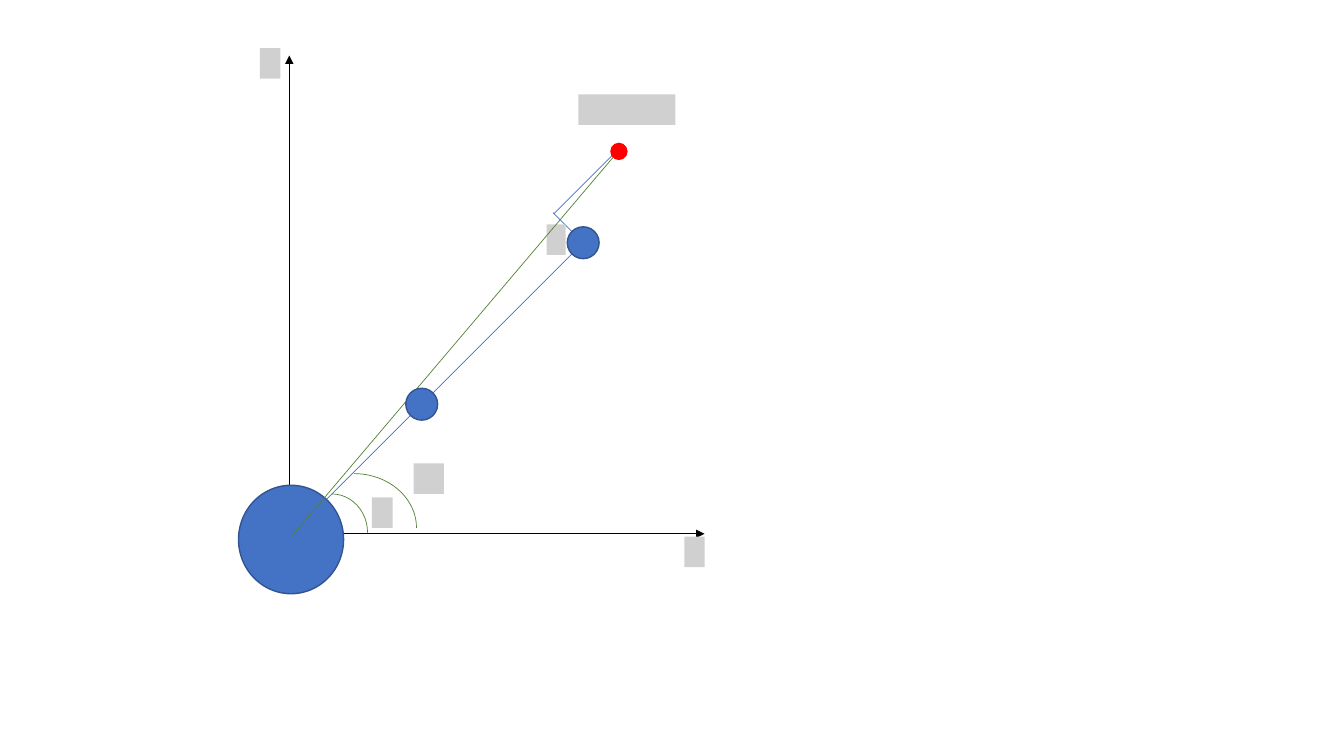
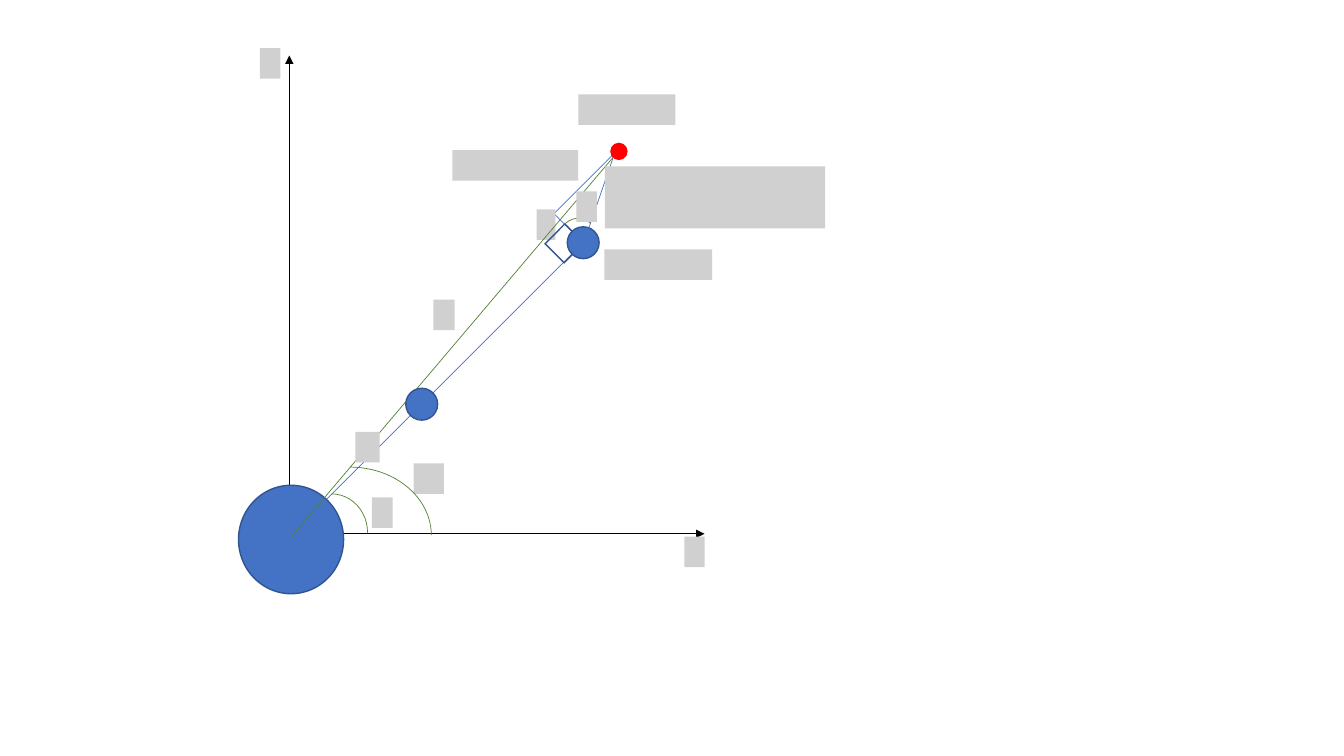
Before and after one commit to fore1806/4R-Manipulator, a slide deck: slide 6 of MATLAB/DIAGRAMA.pptx. Drawn at 1344x756 pixels with LibreOffice and Linux fonts; fonts in the diff are those of the drawing; grey boxes stand for pictures. Boxes give left, top, right and bottom in pixels: in the first picture for what was removed or moved away, otherwise in the second. Text is boxed around its words. In the diff, an @@ line names an element or a change of style, - is before the commit and + after.

```diff
--- a/MATLAB/DIAGRAMA.pptx
+++ b/MATLAB/DIAGRAMA.pptx
@@ picture added at box(453, 150, 579, 180) @@
@@ line added from (584, 245) to (613, 157), #4472C4 0.5 pt @@
@@ picture added at box(605, 166, 826, 229) @@
@@ picture added at box(577, 192, 597, 222) @@
@@ picture added at box(536, 210, 556, 240) @@
@@ rectangle added at box(545, 224, 584, 263), outline #325491 1 pt @@
@@ picture removed at box(546, 225, 566, 255) @@
@@ arc (boxed as its full ellipse) added at box(550, 211, 601, 262), outline #548235 0.5 pt @@
@@ picture added at box(605, 249, 713, 279) @@
@@ picture added at box(434, 299, 455, 330) @@
@@ picture added at box(356, 432, 380, 462) @@
@@ arc (boxed as its full ellipse): place and size @@
-arc (boxed as its full ellipse) at box(291, 474, 416, 583)
+arc (boxed as its full ellipse) at box(268, 467, 432, 603)
```
Also in this commit, not shown: 1 slide added, 3 other files.
